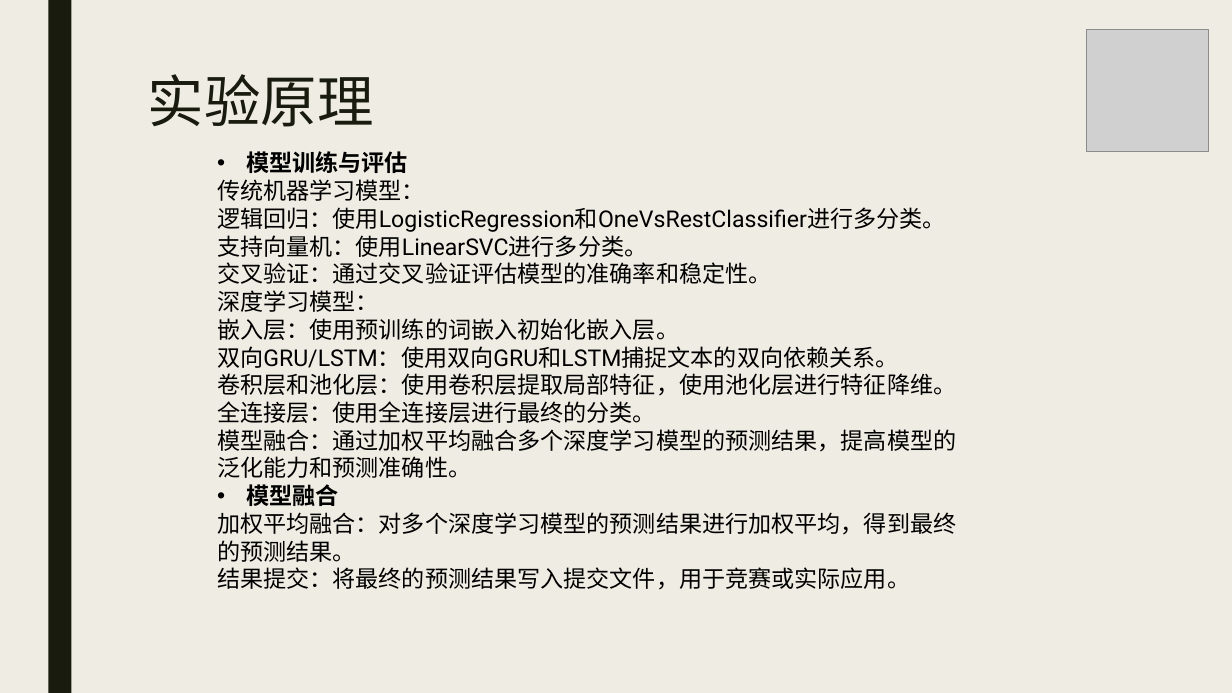
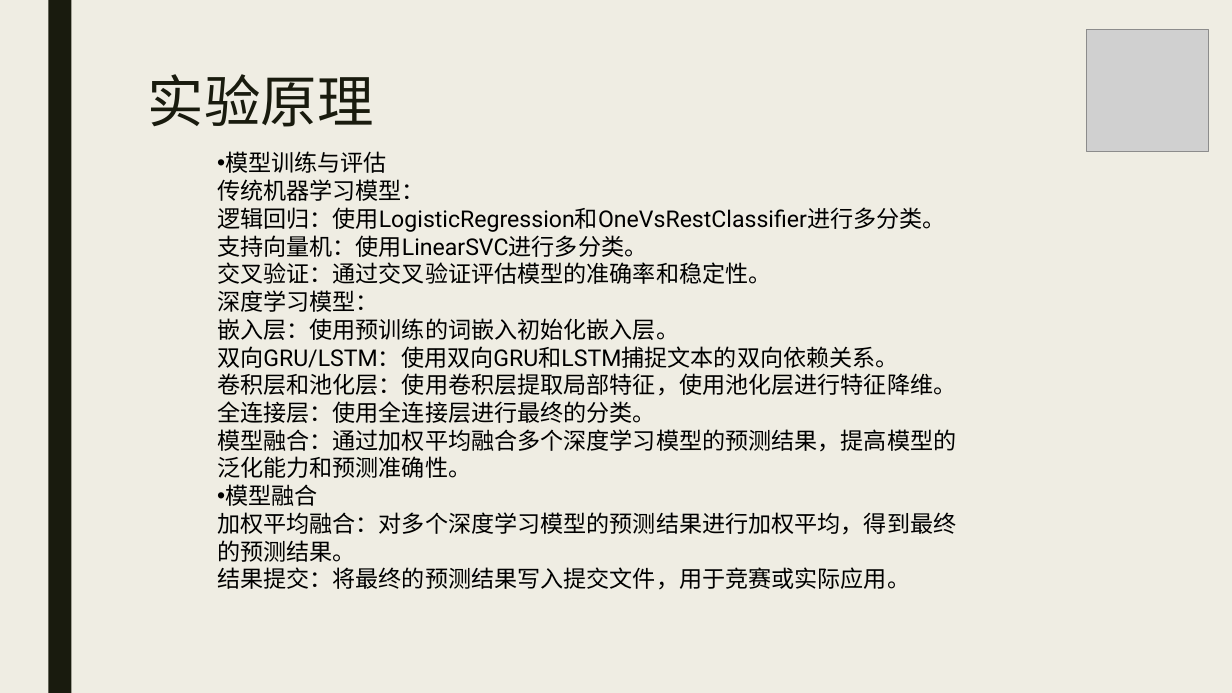
Before and after one commit to hazelyang2/DEEPLEARNING, a slide deck: slide 6 of 深度学习课程设计.pptx. Drawn at 1232x693 pixels with LibreOffice and Linux fonts; fonts in the diff are those of the drawing; grey boxes stand for pictures. Boxes give left, top, right and bottom in pixels: in the first picture for what was removed or moved away, otherwise in the second. Text is boxed around its words. In the diff, an @@ line names an element or a change of style, - is before the commit and + after.

```diff
--- a/深度学习课程设计.pptx
+++ b/深度学习课程设计.pptx
@@ text at (225,151,387,506): bold off in "模型训练与评估", "模型融合"; indent changed @@
```
Also in this commit, not shown: 24 other slides changed, 3 slides added, 1 other file.
